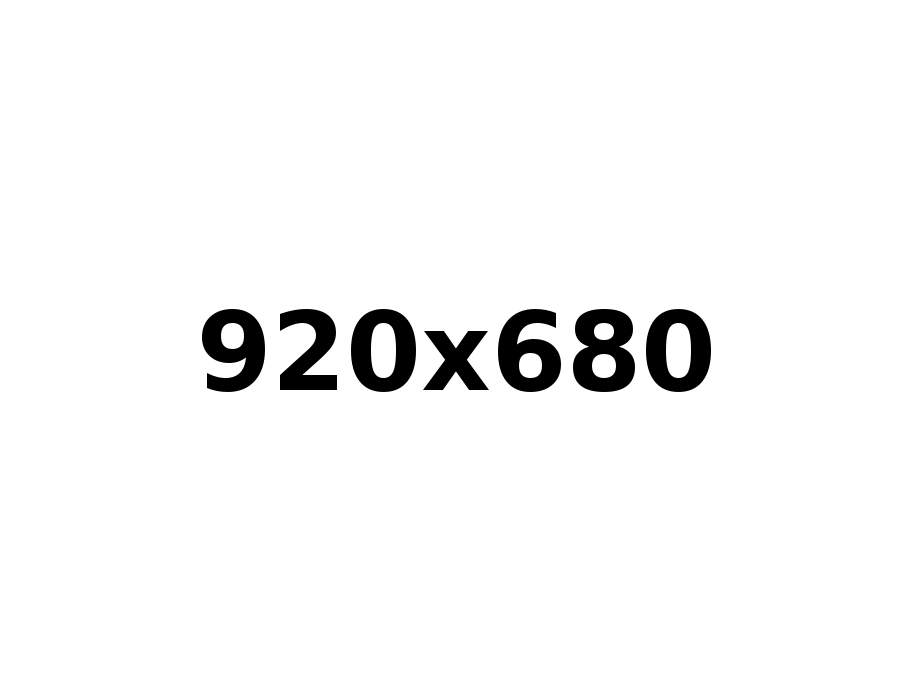
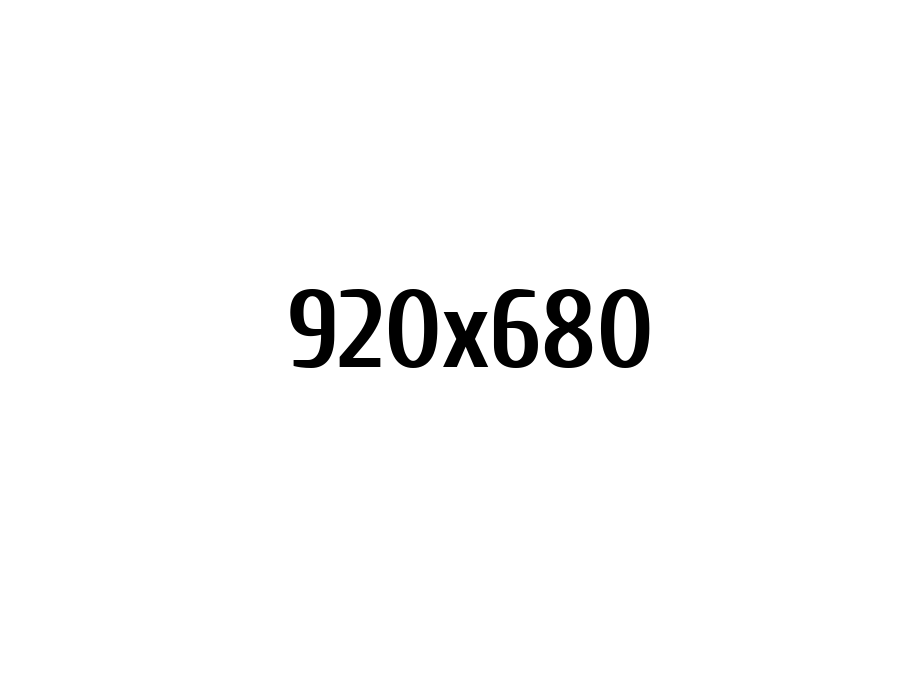
Before/after of a w=920, h=680 layered artwork. What changed in the layer stack:
painted on "920x680" over [202, 289, 711, 392]
